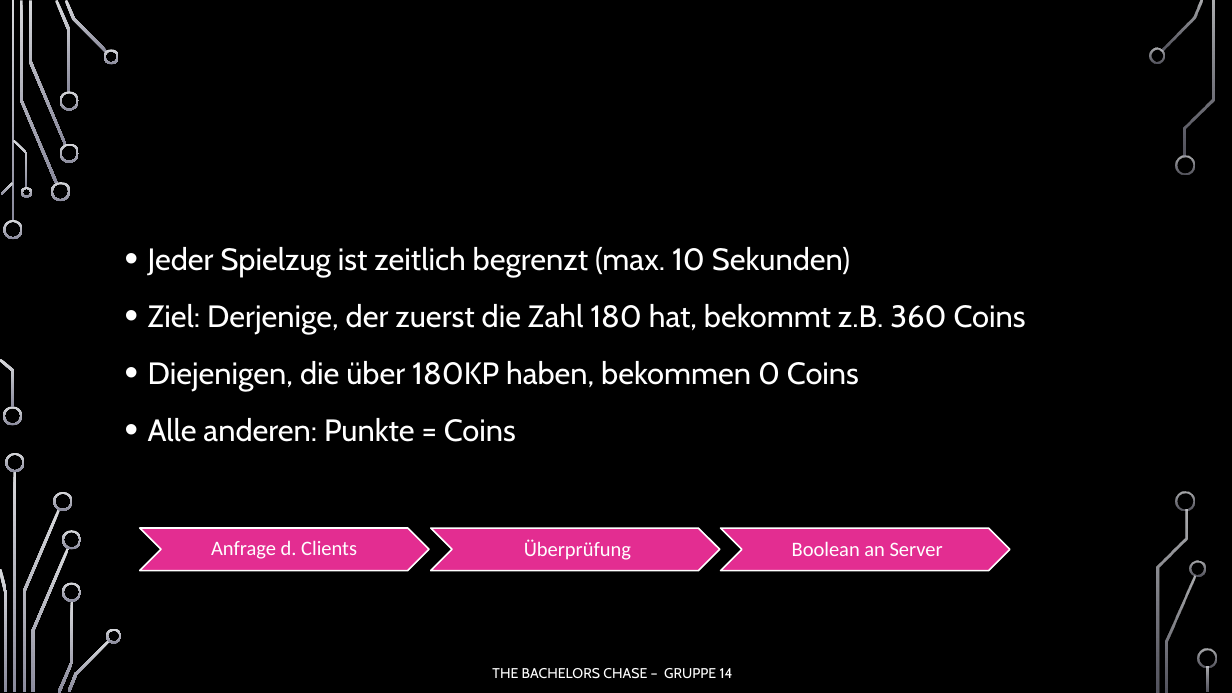
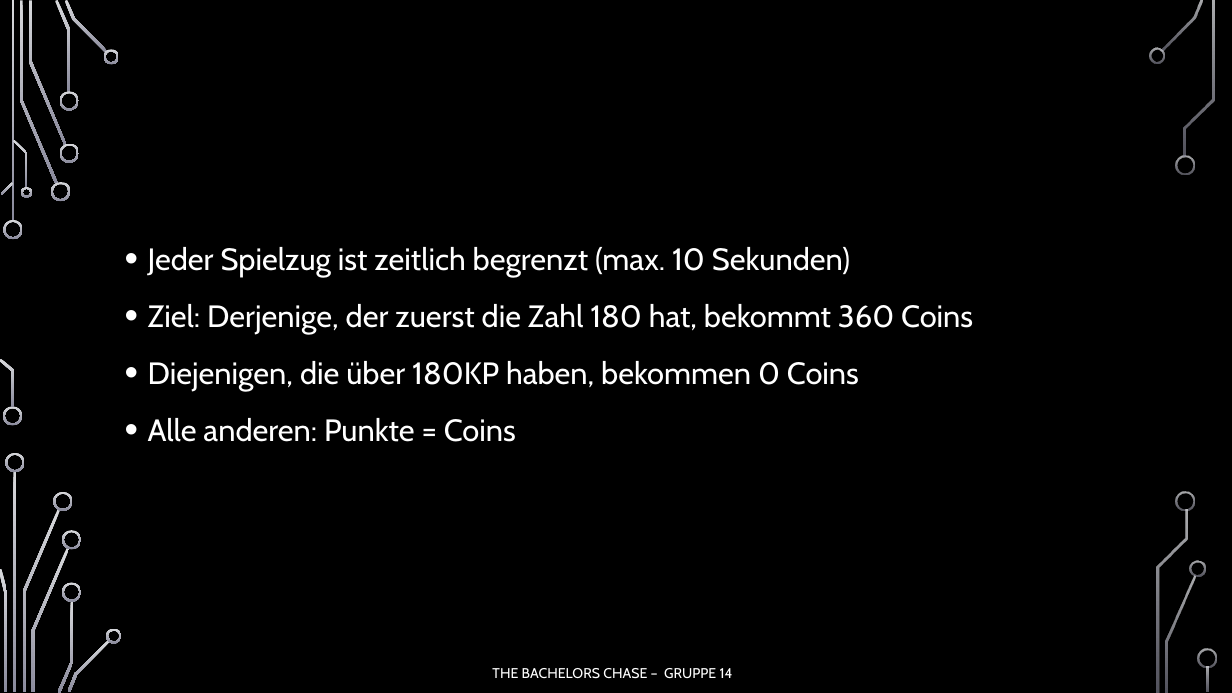
Before and after one commit to jnussbaum/TheBachelorsChaseGame, a slide deck: slide 3 of documents/Meilensteine/Meilenstein V/Meilenstein_5_Präsentation.pptx. Drawn at 1232x693 pixels with LibreOffice and Linux fonts; fonts in the diff are those of the drawing; background and template pictures are left out. Boxes give left, top, right and bottom in pixels: in the first picture for what was removed or moved away, otherwise in the second. Text is boxed around its words. In the diff, an @@ line names an element or a change of style, - is before the commit and + after.

```diff
--- a/documents/Meilensteine/Meilenstein V/Meilenstein_5_Präsentation.pptx
+++ b/documents/Meilensteine/Meilenstein V/Meilenstein_5_Präsentation.pptx
@@ text at <box>148,304,973,334</box>: text changed @@
-• Ziel: Derjenige, der zuerst die Zahl 180 hat, bekommt z.B. 360 Coins
+• Ziel: Derjenige, der zuerst die Zahl 180 hat, bekommt 360 Coins
@@ group removed at <box>140,529,1010,571</box>: 3 chevrons, 3 texts @@
-Anfrage d. Clients
-Überprüfung
-Boolean an Server
```
Also in this commit, not shown: 2 other slides changed, 10 other files.
